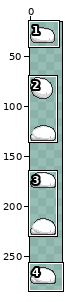
Edited in one commit: pixel-art file (PlayerHandling/TumSprites/Tum9/bare.aseprite). The first picture is a wide view before the edit; the outline marks the close-up.
Close-up. Before the edit:
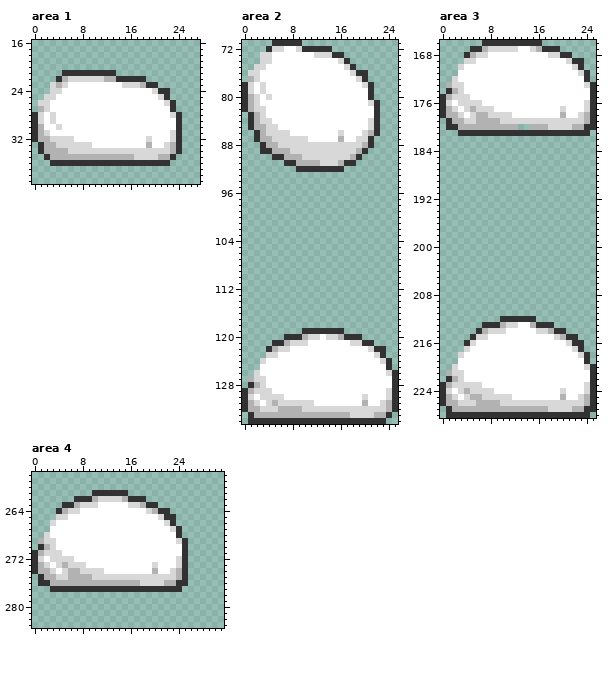
50x288 pixels, 1 frame. Shown: area 1: x 0..27, y 16..39; area 2: x 0..25, y 71..134; area 3: x 0..25, y 166..228; area 4: x 0..31, y 258..283. The old version is drawn lined up with the new one. The wide view leaves out empty margins.
After the commit:
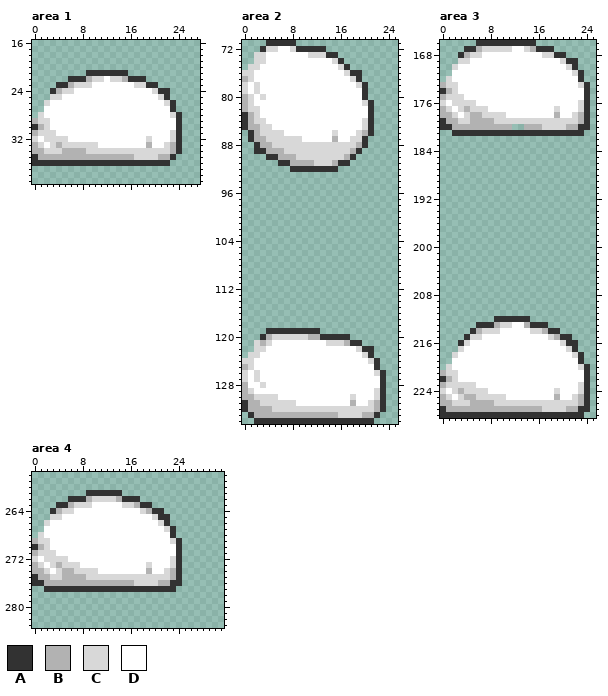
Palette (. is transparent): A #323232  B #b2b2b2  C #d8d8d8  D #ffffff
Changes in this commit:
drawings rearranged on the sheet (the old picture shows each at its new place)
Changed rows in their new state; - is an unchanged pixel.
Area 1:
first column x 0:
21 -----....-----AA---
22 ----..AAAB--DCCB---
23 ---.AABCCC-----DD-C
24 ---ABCC------------
25 --.-C--------------
26 -.-----------------
27 -.D----------------
28 .--D---------------
29 B-CD---------------
30 --C-D--------------
31 BC-C---------------
32 CDC---D------------
33 BCDCB-----C--------
34 BBCCC-BBB----------
35 ABB----------------
36 AAA----------------
Area 2:
first column x 0:
 71 ----A----.-------------
 72 ---AC-D-CA----.--------
 73 --C-D------C--A-.------
 74 --C-D----------CA.-----
 75 -C-D------------CA.----
 76 C-D--------------CA-.--
 77 BCD---------------CA.--
 78 CDCD---------------CA.-
 79 CDCD----------------A.-
 80 BCDCD---------------A.-
 81 BCD-----------------CA.
 82 BC-D-----------------A.
 83 ABCD-----------------A.
 84 ABC-D---------------CA.
 85 AB-C-D--------------CA.
 86 -ABC---D-------CD--CBA.
 87 -AB-C-----D----BD-C-A.-
 88 --AB-C-------------BA.-
 89 --A-B--C----------BA.--
 90 ----A-B--C-------BA.---
 91 ------A-B---C--BA-.----
 92 --------A-------.------
first column x 0:
119 ----AAAAAA---....---------
120 ---ABCCCCCCBBAAAA-..------
121 --CBCDDDDDD---CCCBAA..----
122 --CCDDDD-----------CAA..--
123 -CCDDD--------------CA..--
124 CCDD-----------------CA..-
125 BCD-------------------A..-
126 CD--------------------CA..
127 CD-D-------------------A..
128 BDD--------------------A..
129 BCDDD-----------------CA..
130 BBC---D-----------C-D-CA..
131 --BC-C---DDD------B-DCBA..
132 ---BB-CCCC------------BA..
133 ----------------CC--BBA..-
134 -.--------------------..--
Area 3:
first column x 0:
166 ------A---------.---------
167 ----A-BC----D-CBA--.------
168 ---ABC-D---------C-A-.----
169 ---C-D--------------CA-.--
170 --CD-----------------CA.--
171 --D-------------------CA.-
172 -CD--------------------A.-
173 BC-D-------------------CA.
174 ABCD--------------------A.
175 BC--D-------------------A.
176 CDC---D----------------CA.
177 BCDCBC--D----------CD--CA.
178 B-CDCB-C---D-------BD-CBA.
179 AB-C-B---C-------------BA.
180 A-B---------.-B--C---B-A-.
181 --A---------------------.-
first column x 0:
212 ---------A-----.----------
213 ------A--BC-D-BA--.-------
214 -----ABC--D----C-BA-.-----
215 ----AC-D----------CBA-.---
216 ---ACD--------------CA-.--
217 ---CD----------------CA.--
218 --CD------------------CA.-
219 --D--------------------A.-
220 -CD--------------------CA.
221 BC-D--------------------A.
222 ABCD--------------------A.
223 BC----D----------------CA.
224 CDCBC---D----------CD--CA.
225 BCDCB-C----D-------BD-CBA.
226 B-C--B---C-------------BA.
227 AB---------------C---B-A-.
228 A-----------------------.-
Area 4:
first column x 0:
261 ---------A-----.----------
262 ------A--BC---BA--.-------
263 ----A-BC--D----C-BA-.-----
264 ---ABC-D----------CBA-.---
265 ---C-D--------------CA-.--
266 --CD-----------------CA.--
267 --D-------------------CA.-
268 -CD--------------------A.-
269 BC-D-------------------CA.
270 ABCD--------------------A.
271 BC--D-------------------A.
272 CDC---D----------------CA.
273 BCDCBC--D----------CD--CA.
274 B-CDCB-C---D-------BD-CBA.
275 AB-C-B---C-------------BA.
276 A-B--------------C---B-A-.
277 --A---------------------.-
Where, in picture pixels (left, top, right, bottom), the same in both close-ups:
changed: (32, 70, 146, 166)
changed: (242, 40, 380, 172)
changed: (242, 328, 398, 424)
changed: (440, 40, 596, 136)
changed: (440, 316, 596, 418)
changed: (32, 490, 188, 592)
